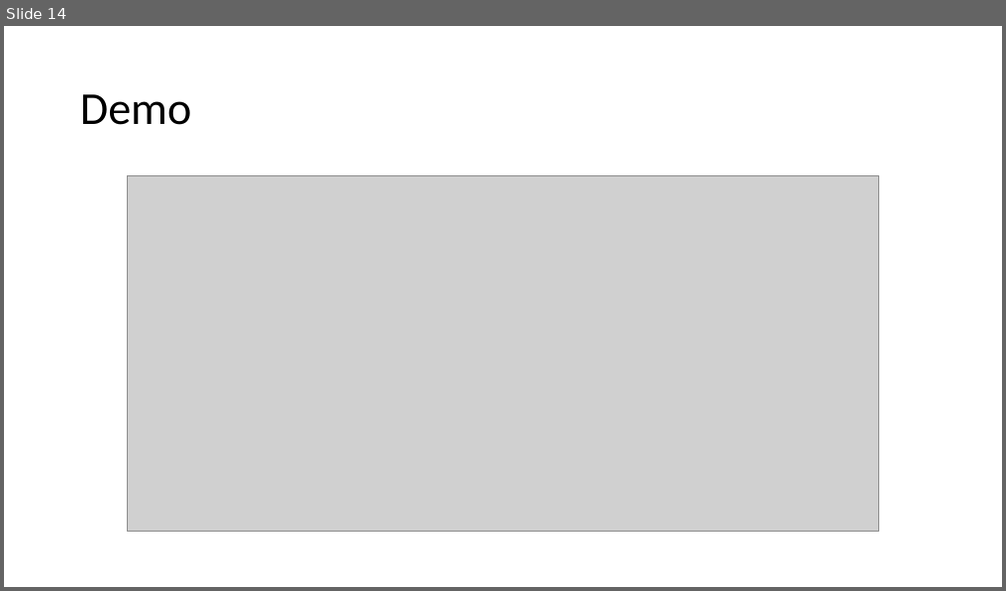
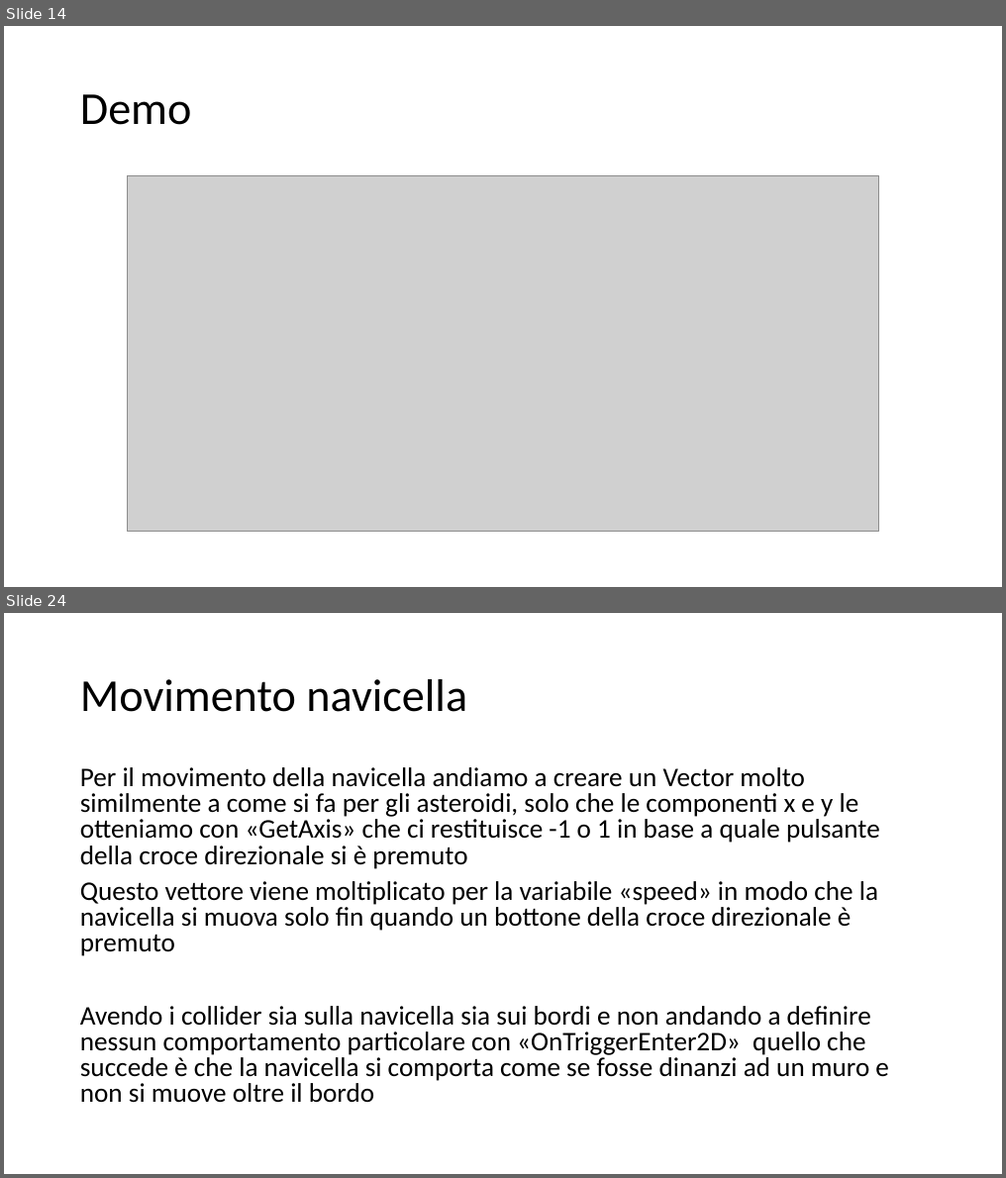
Before and after one commit to Lucio8493/Don-tDie, a slide deck: Progetto sistemi.pptx. Shown one above the other, each under a label of ours: slide 14 before the commit, slides 14 and 24 after it; the slides between them are not shown. The pictures are 1006x591 and 1006x1178 pixels, drawn with LibreOffice and Linux fonts; fonts in the diff are those of the drawing; grey boxes stand for pictures. Boxes give left, top, right and bottom in pixels: in the first picture for what was removed or moved away, otherwise in the second. Text is boxed around its words. In the diff, an @@ line names an element or a change of style, - is before the commit and + after.

```diff
--- a/Progetto sistemi.pptx
+++ b/Progetto sistemi.pptx
@@ slide 24 added at [4, 613, 1002, 1174], background #FFFFFF @@
@@ title added at [80, 679, 467, 712], 44 pt, text #000000 @@
+Movimento navicella
@@ text added at [80, 767, 889, 1103], 25.9 pt, text #000000 @@
+Per il movimento della navicella andiamo a creare un Vector molto similmente a come si fa per gli asteroidi, solo che le componenti x e y le otteniamo con «GetAxis» che ci restituisce -1 o 1 in base a quale pulsante della croce direzionale si è premuto
+Questo vettore viene moltiplicato per la variabile «speed» in modo che la navicella si muova solo fin quando un bottone della croce direzionale è premuto
+Avendo i collider sia sulla navicella sia sui bordi e non andando a definire nessun comportamento particolare con «OnTriggerEnter2D» quello che succede è che la navicella si comporta come se fosse dinanzi ad un muro e non si muove oltre il bordo
```
Also in this commit, not shown: 11 slides changed, 9 other slides added, 5 other files.
